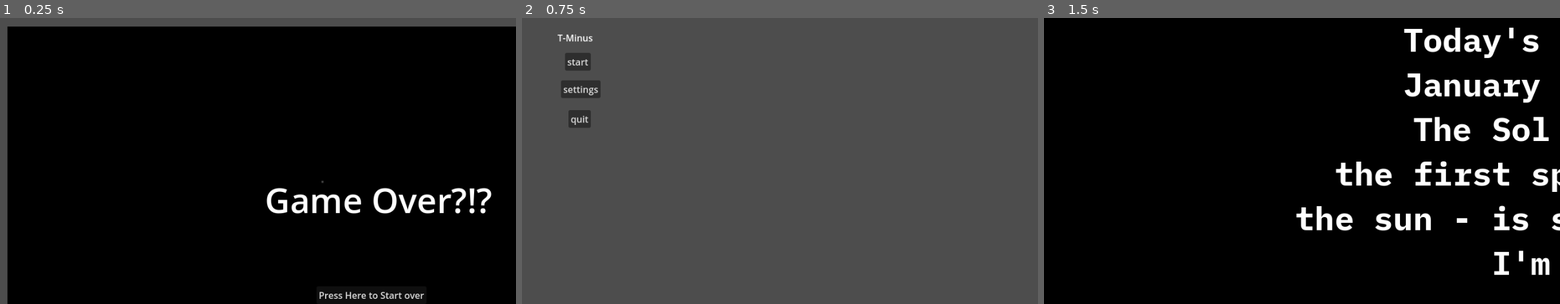
Above: before the commit, frames 1-3 (left to right).
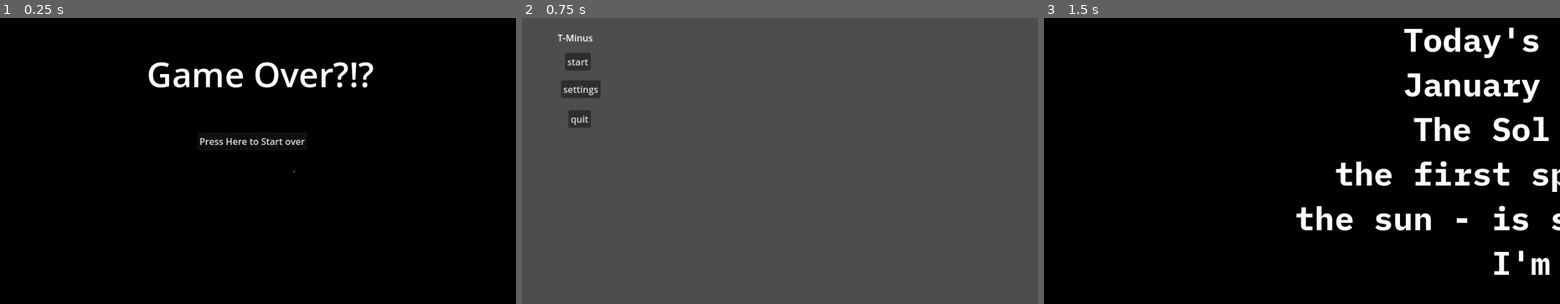
Above: after the commit, the same moments.

Repository: TheMillsheistyoftheEast/T-Minus
Game: Godot game, scene res://scenes/game_over.tscn
Same seed, same stepped clock (60 frames per second), same inputs: the game is played once before the commit and once after it. This scene is started directly instead of the project's main scene.
Inputs:
- Up to frame 1 (0.25 s): no input
- Up to frame 2 (0.75 s): click "Press Here to Start over" at 0.5 s
- Up to frame 3 (1.5 s): click "start" at 1.25 s

The runs differ from the first frame. In frame 1, 7.9% of the frame differs, in the area x 0-100%, y 0-100%; in frame 2, nothing differs; in frame 3, nothing differs.

Commit message:
Update game_over.tscn

Diff:
--- a/scenes/game_over.tscn
+++ b/scenes/game_over.tscn
@@ -24,22 +24,22 @@
 script = SubResource("GDScript_wqhvx")
 
 [node name="Background" type="Sprite2D" parent="."]
-position = Vector2(690, 466)
+position = Vector2(640, 448)
 texture = ExtResource("1_xeevv")
 
 [node name="Button" type="Button" parent="."]
-offset_left = 552.0
-offset_top = 469.0
-offset_right = 744.0
-offset_bottom = 500.0
+offset_left = 344.0
+offset_top = 200.0
+offset_right = 536.0
+offset_bottom = 231.0
 text = "Press Here to Start over
 "
 
 [node name="Label" type="Label" parent="."]
-offset_left = 462.0
-offset_top = 276.0
-offset_right = 858.0
-offset_bottom = 359.0
+offset_left = 256.0
+offset_top = 56.0
+offset_right = 652.0
+offset_bottom = 139.0
 theme_override_font_sizes/font_size = 60
 text = "Game Over?!?"
 
